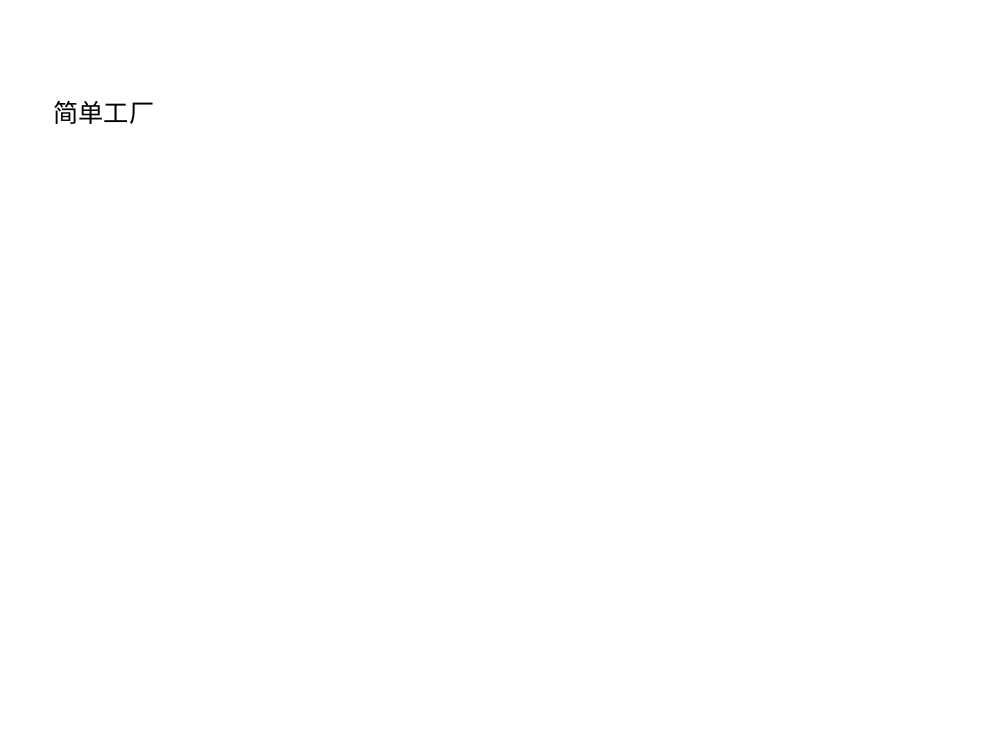
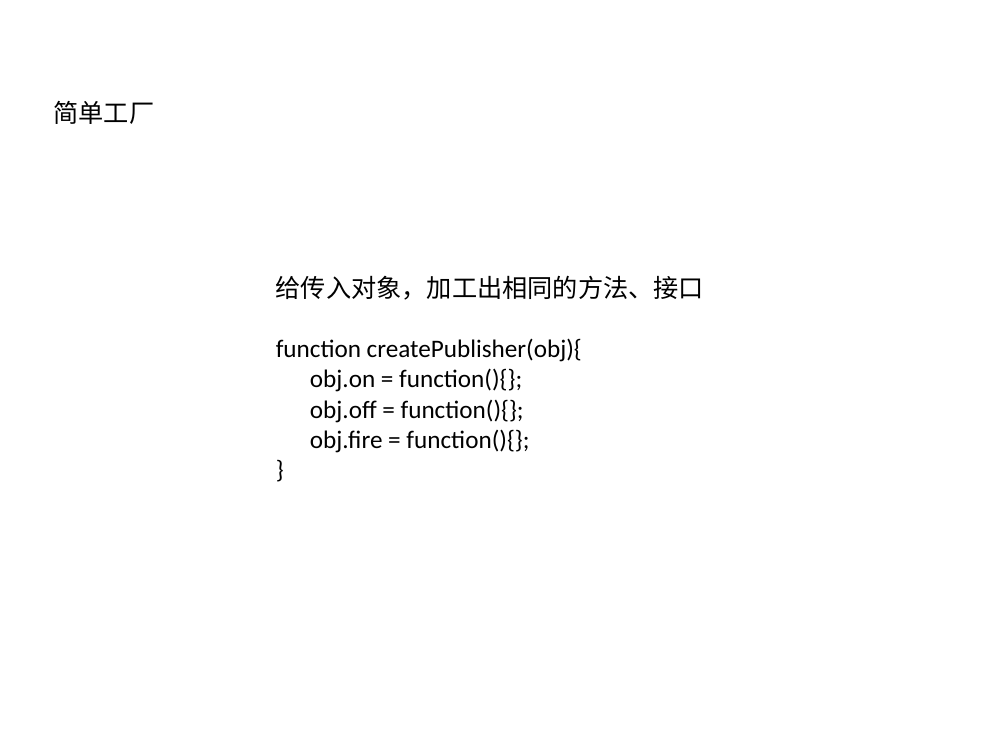
Before and after one commit to linfenpan/flamingo, a slide deck: slide 3 of share/简单的设计模式.pptx. Drawn at 1008x756 pixels with LibreOffice and Linux fonts; fonts in the diff are those of the drawing. Boxes give left, top, right and bottom in pixels: in the first picture for what was removed or moved away, otherwise in the second. Text is boxed around its words. In the diff, an @@ line names an element or a change of style, - is before the commit and + after.

```diff
--- a/share/简单的设计模式.pptx
+++ b/share/简单的设计模式.pptx
@@ text added at [276,275,704,453], 18 pt, text #000000 @@
+给传入对象，加工出相同的方法、接口
+function createPublisher(obj){
+obj.on = function(){};
+obj.off = function(){};
+obj.fire = function(){};
+}
```
Also in this commit, not shown: 7 other slides changed, 1 slide removed, 22 other files.
